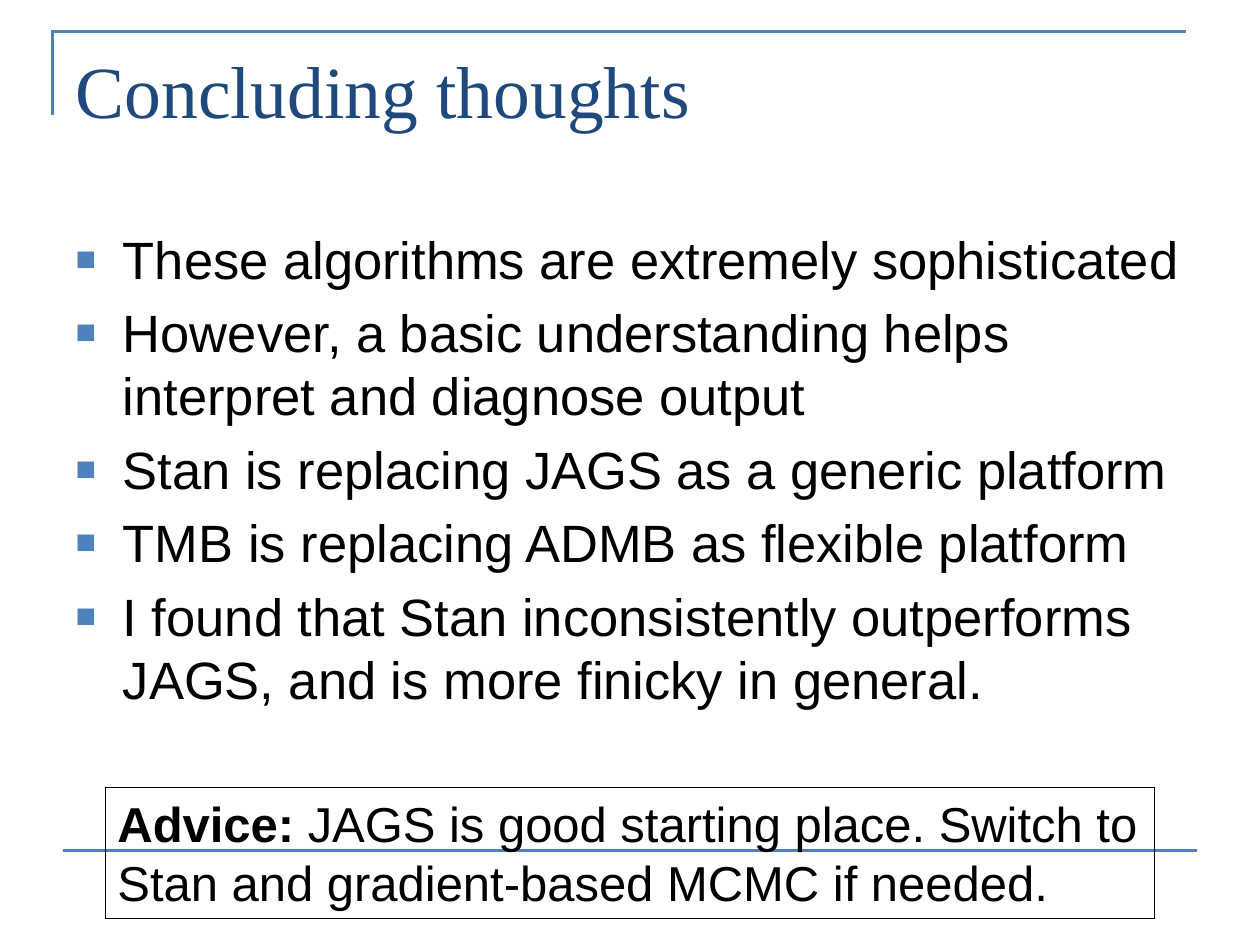
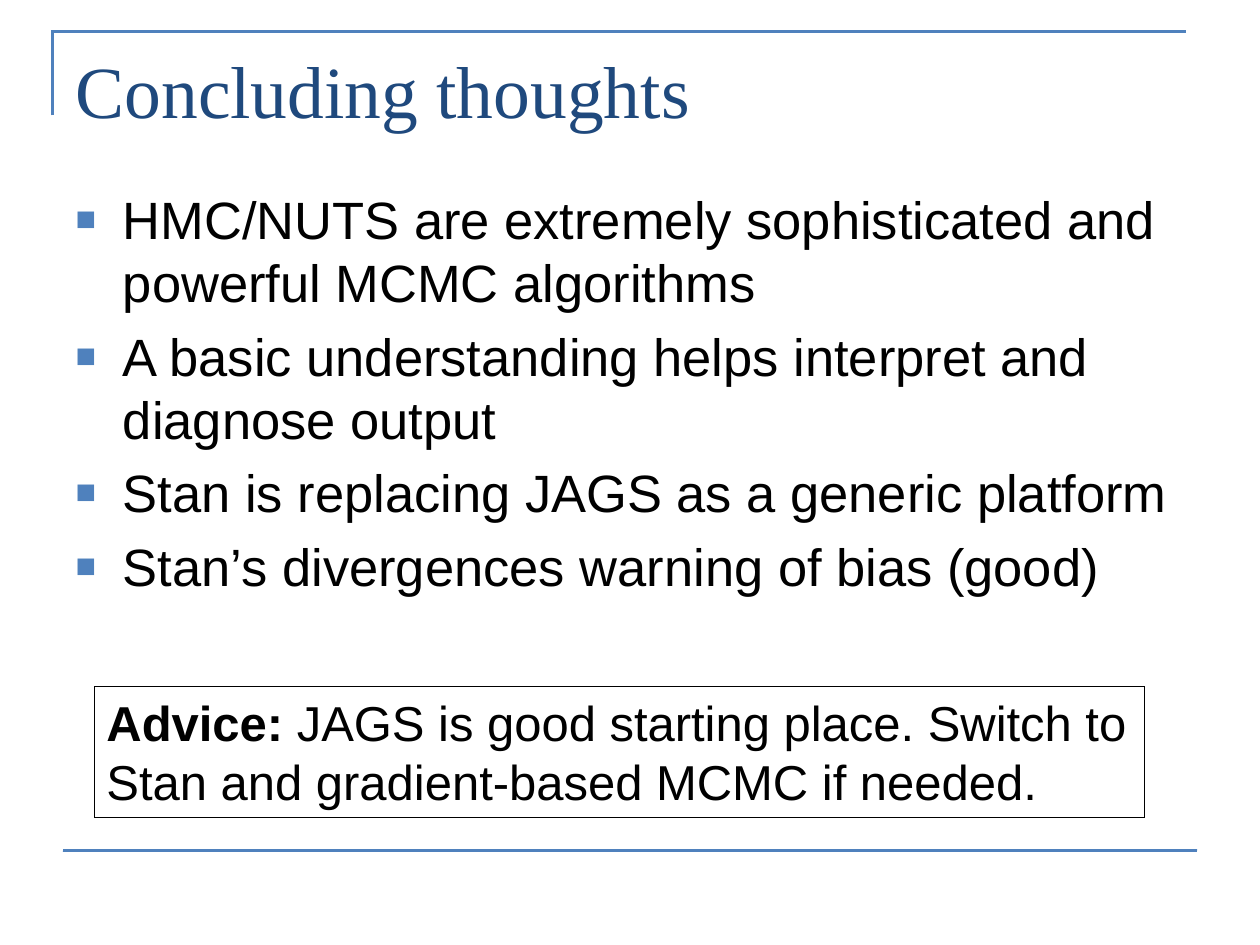
Before and after one commit to colemonnahan/bayes_workshop, a slide deck: slide 32 of dia5/lecture5_hmc.pptx (slide 35 before the commit). Drawn at 1260x945 pixels with LibreOffice and Linux fonts; fonts in the diff are those of the drawing. Boxes give left, top, right and bottom in pixels: in the first picture for what was removed or moved away, otherwise in the second. Text is boxed around its words. In the diff, an @@ line names an element or a change of style, - is before the commit and + after.

```diff
--- a/dia5/lecture5_hmc.pptx
+++ b/dia5/lecture5_hmc.pptx
@@ text "HMC/NUTS are extremely sophisticated and ...": place and size @@
-text "HMC/NUTS are extremely sophisticated and ..." at <box>123,241,1178,710</box>
+text "HMC/NUTS are extremely sophisticated and ..." at <box>123,201,1166,597</box>
@@ text at <box>123,201,1155,450</box>: text changed @@
-■ These algorithms are extremely sophisticated
-■ However, a basic understanding helps interpret and diagnose output
+■ HMC/NUTS are extremely sophisticated and powerful MCMC algorithms
+■ A basic understanding helps interpret and diagnose output
@@ text at <box>123,548,1099,597</box>: text changed @@
-■ TMB is replacing ADMB as flexible platform
-■ I found that Stan inconsistently outperforms JAGS, and is more finicky in general.
+■ Stan’s divergences warning of bias (good)
@@ rectangle "Advice: JAGS is good starting ...": place and size @@
-rectangle "Advice: JAGS is good starting ..." at <box>105,788,1154,919</box>
+rectangle "Advice: JAGS is good starting ..." at <box>94,687,1144,818</box>
```
Also in this commit, not shown: 12 other slides changed, 5 slides added, 8 slides removed, 9 other files.
